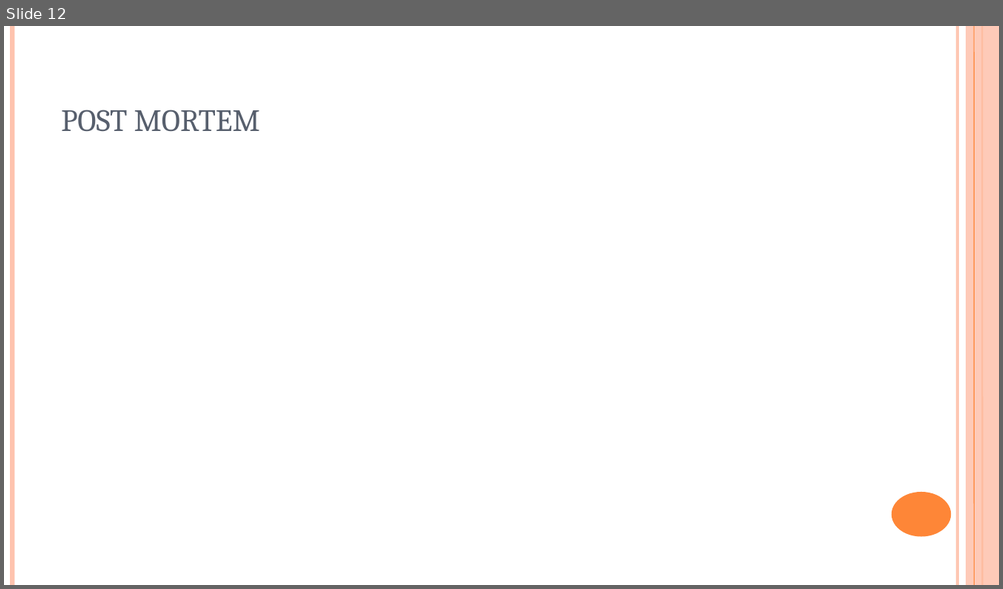
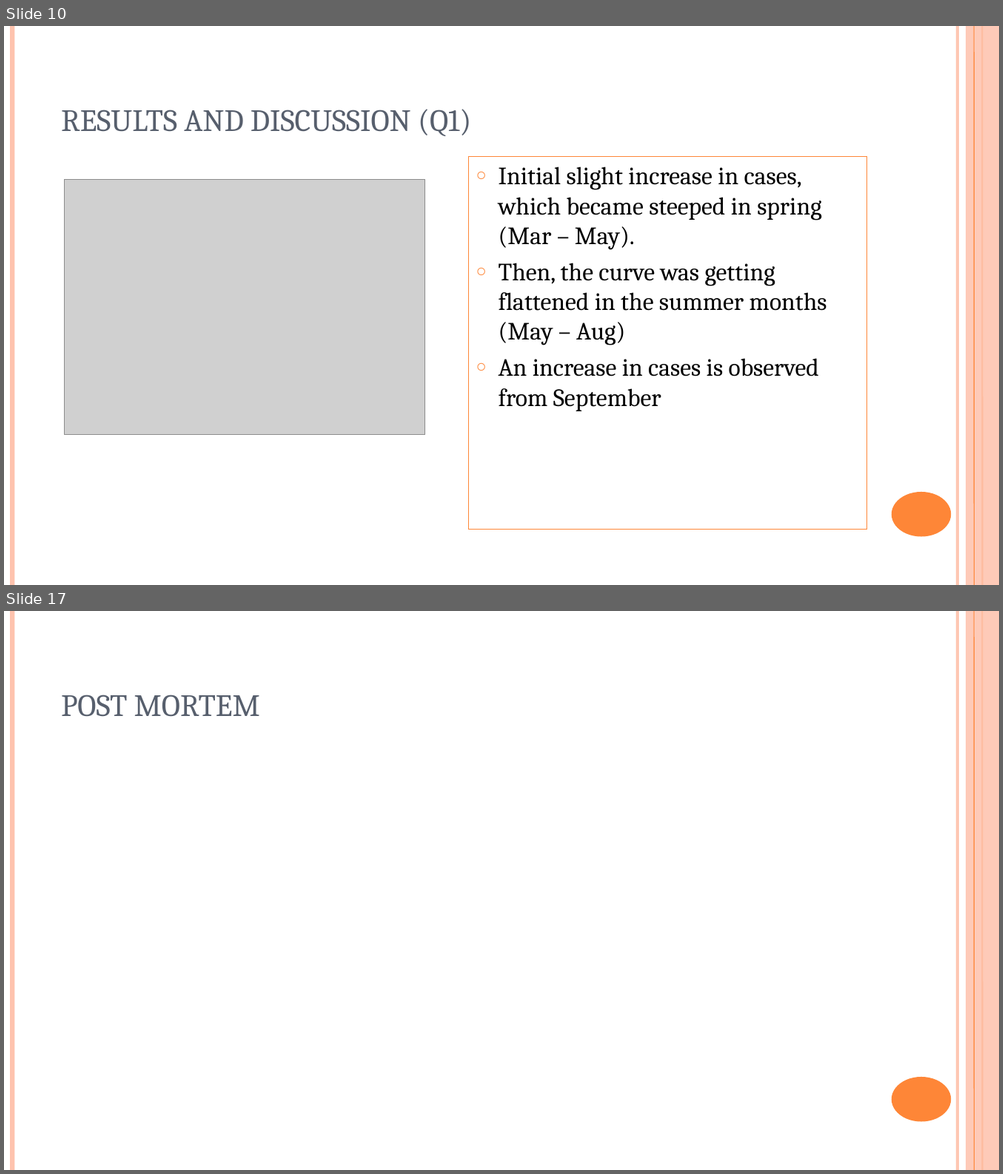
Before and after one commit to BunmiOlakanmi/Project, a slide deck: COVID-19 - analysis.ppt. Shown one above the other, each under a label of ours: slide 12 before the commit, slides 10 and 17 after it; the slides between them are not shown. The pictures are 1003x589 and 1003x1174 pixels, drawn with LibreOffice and Linux fonts; fonts in the diff are those of the drawing; grey boxes stand for pictures. Boxes give left, top, right and bottom in pixels: in the first picture for what was removed or moved away, otherwise in the second. Text is boxed around its words. In the diff, an @@ line names an element or a change of style, - is before the commit and + after.

```diff
--- a/COVID-19 - analysis.ppt
+++ b/COVID-19 - analysis.ppt
@@ slide 10 added at [4, 26, 999, 585], background #FFFFFF; not listed: 6 template elements that a slide beside it also shows @@
@@ title added at [61, 109, 471, 136], 30 pt, text #575F6D @@
+RESULTS AND DISCUSSION (Q1)
@@ rectangle added at [469, 156, 866, 529], outline #FE8637 0.74 pt, 24 pt, text #000000 @@
+○ Initial slight increase in cases, which became steeped in spring (Mar – May).
+○ Then, the curve was getting flattened in the summer months (May – Aug)
+○ An increase in cases is observed from September
@@ picture added at [65, 180, 424, 434] @@
@@ what was slide 12 is now slide 17 @@
```
Also in this commit, not shown: 6 slides changed, 6 other slides added, 2 slides removed.
